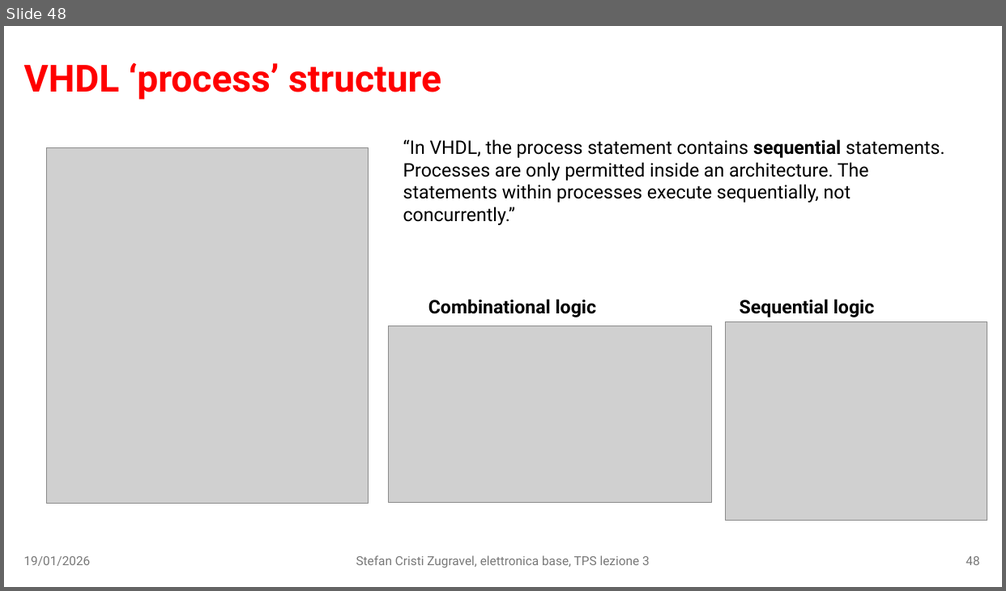
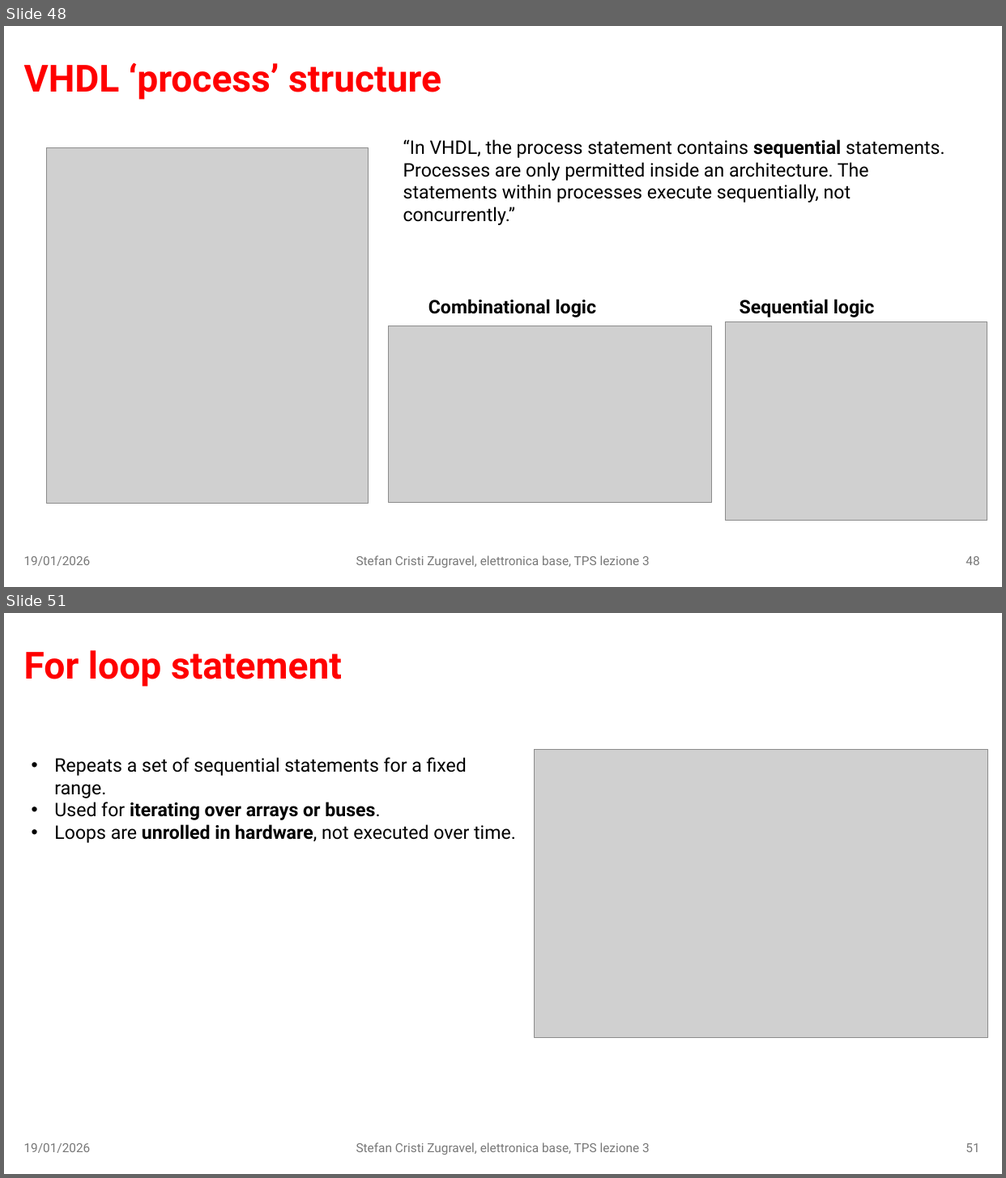
Before and after one commit to stefan-zugravel/elettronica_base, a slide deck: slides/lezione3.pptx. Shown one above the other, each under a label of ours: slide 48 before the commit, slides 48 and 51 after it; the slides between them are not shown. The pictures are 1006x591 and 1006x1178 pixels, drawn with LibreOffice and Linux fonts; fonts in the diff are those of the drawing; grey boxes stand for pictures. Boxes give left, top, right and bottom in pixels: in the first picture for what was removed or moved away, otherwise in the second. Text is boxed around its words. In the diff, an @@ line names an element or a change of style, - is before the commit and + after.

```diff
--- a/slides/lezione3.pptx
+++ b/slides/lezione3.pptx
@@ slide 51 added at [4, 613, 1002, 1174], background #FFFFFF @@
@@ title added at [24, 650, 342, 687], 36 pt, text #FF0000, bold @@
+For loop statement
@@ text added at [54, 757, 516, 843], 18 pt, text #000000 @@
+• Repeats a set of sequential statements for a fixed range.
+• Used for iterating over arrays or buses.
+• Loops are unrolled in hardware, not executed over time.
@@ picture added at [535, 750, 987, 1038] @@
@@ text added at [24, 1144, 91, 1153], 12 pt, text #797979 @@
+19/01/2026
@@ text added at [356, 1143, 650, 1155], 12 pt, text #797979 @@
+Stefan Cristi Zugravel, elettronica base, TPS lezione 3
@@ page number added at [965, 1144, 979, 1152], 12 pt, text #797979 @@
+51
```
Also in this commit, not shown: 4 slides changed, 3 other files.
